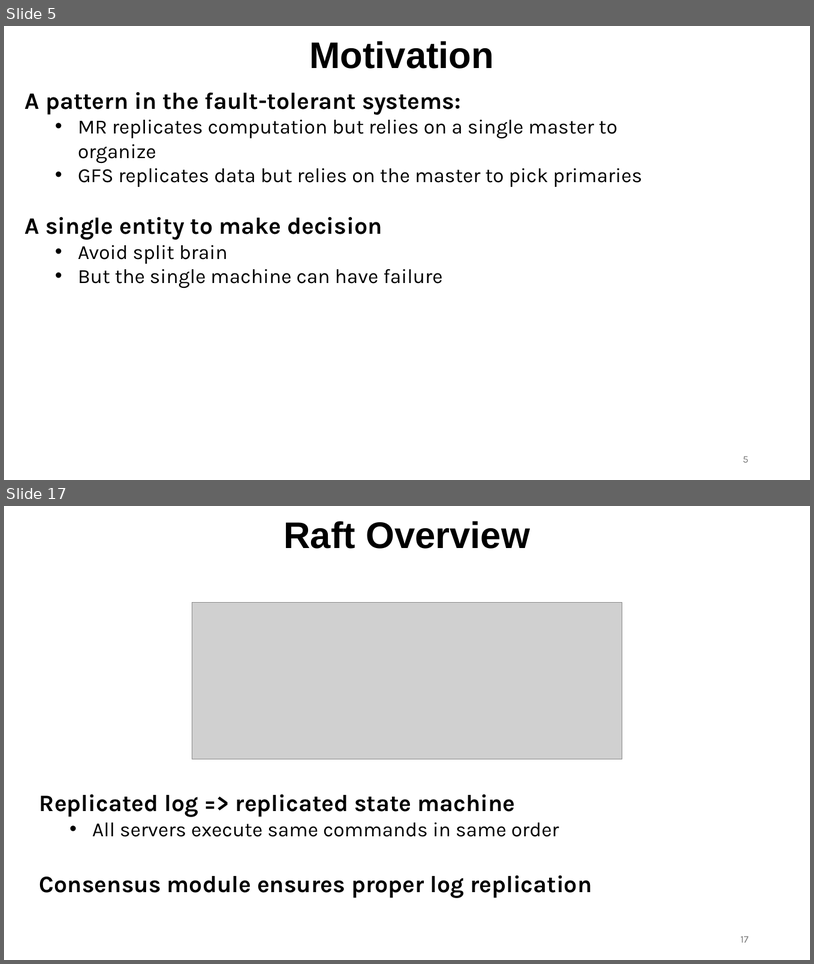
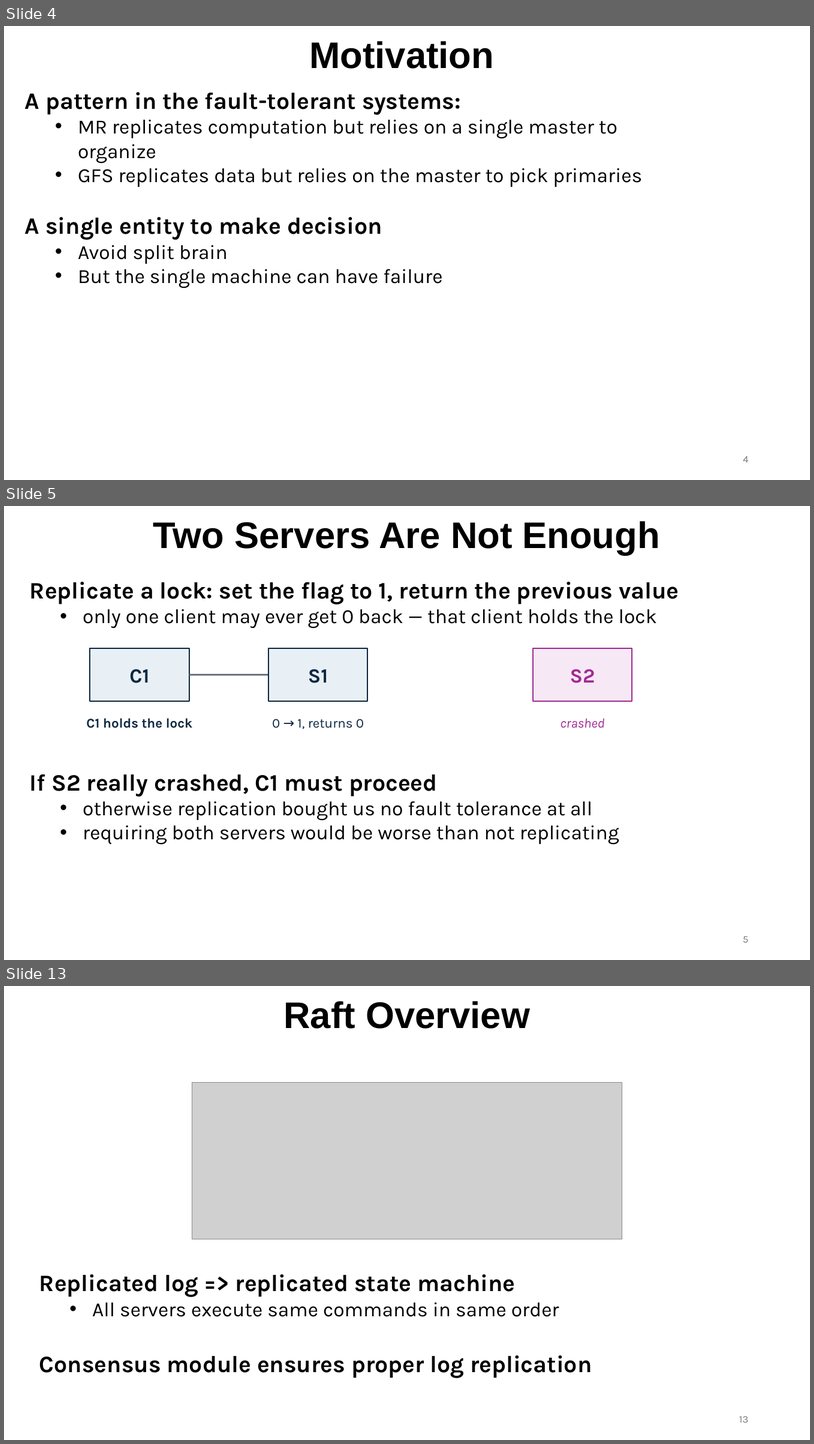
Before and after one commit to ec528/ec528.github.io, a slide deck: slides/fall26/6-raft-1.pptx. Shown one above the other, each under a label of ours: slides 5 and 17 before the commit, slides 4, 5 and 13 after it; the slides between them are not shown. The pictures are 814x964 and 814x1444 pixels, drawn with LibreOffice and Linux fonts; fonts in the diff are those of the drawing; grey boxes stand for pictures. Boxes give left, top, right and bottom in pixels: in the first picture for what was removed or moved away, otherwise in the second. Text is boxed around its words. In the diff, an @@ line names an element or a change of style, - is before the commit and + after.

```diff
--- a/slides/fall26/6-raft-1.pptx
+++ b/slides/fall26/6-raft-1.pptx
@@ slide 5 added at bbox=[4, 506, 810, 960], background #FFFFFF @@
@@ title added at bbox=[153, 521, 660, 555], 44 pt, text #000000, bold @@
+Two Servers Are Not Enough
@@ text added at bbox=[30, 582, 679, 628], 28 pt, text #000000, bold @@
+Replicate a lock: set the flag to 1, return the previous value
+  • only one client may ever get 0 back — that client holds the lock
@@ rectangle added at bbox=[90, 648, 189, 701], fill #E8F0F5, outline #0E2841 1.5 pt, 24 pt, text #0E2841, bold @@
+C1
@@ rectangle added at bbox=[269, 648, 368, 701], fill #E8F0F5, outline #0E2841 1.5 pt, 24 pt, text #0E2841, bold @@
+S1
@@ rectangle added at bbox=[533, 648, 633, 701], fill #F7E8F5, outline #A02B93 1.5 pt, 24 pt, text #A02B93, bold @@
+S2
@@ rectangle added at bbox=[189, 673, 269, 675], fill #5B6573 @@
@@ text added at bbox=[86, 718, 192, 728], 16 pt, text #0E2841, bold @@
+C1 holds the lock
@@ text added at bbox=[272, 718, 364, 729], 16 pt, text #0E2841 @@
+0 → 1, returns 0
@@ text added at bbox=[560, 718, 605, 727], 16 pt, text #A02B93, italic @@
+crashed
@@ text added at bbox=[30, 774, 620, 844], 24 pt, text #000000 @@
+If S2 really crashed, C1 must proceed
+  • otherwise replication bought us no fault tolerance at all
+  • requiring both servers would be worse than not replicating
@@ page number added at bbox=[743, 936, 749, 942], 12 pt, text #797979 @@
+5
@@ what was slide 5 is now slide 4 @@
@@ page number at bbox=[743, 456, 749, 462]: text changed @@
-5
+4
@@ what was slide 17 is now slide 13 @@
@@ page number at bbox=[740, 1416, 749, 1422]: text changed @@
-17
+13
```
Also in this commit, not shown: 11 slides changed, 5 other slides added, 9 slides removed.
